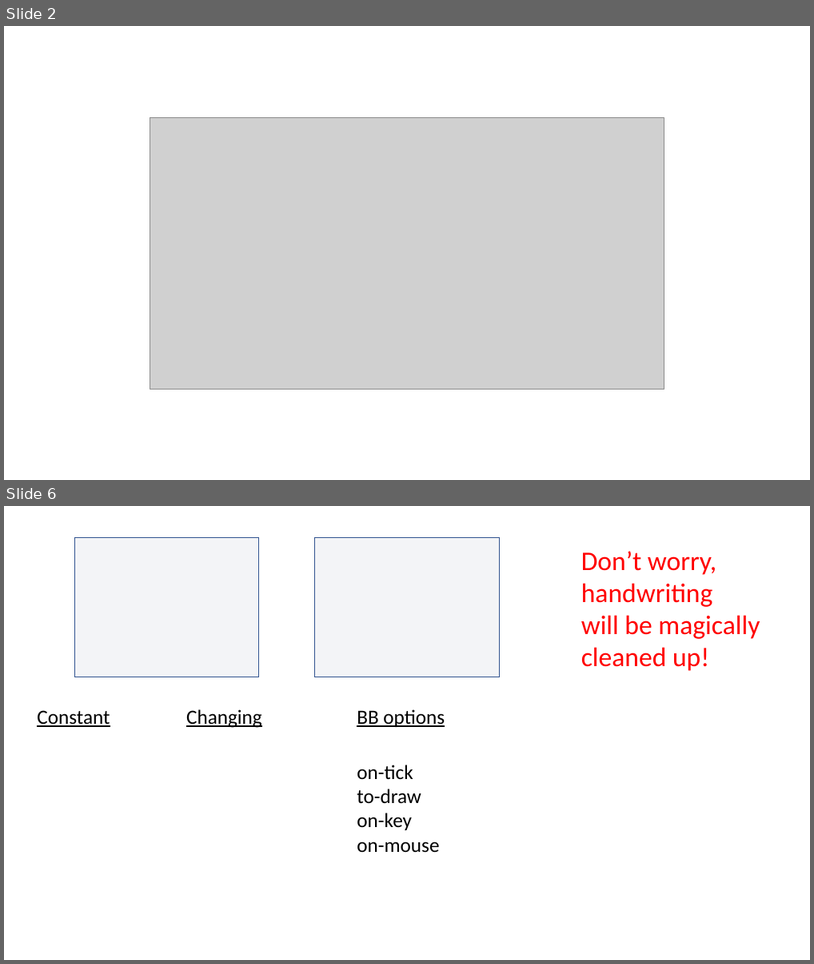
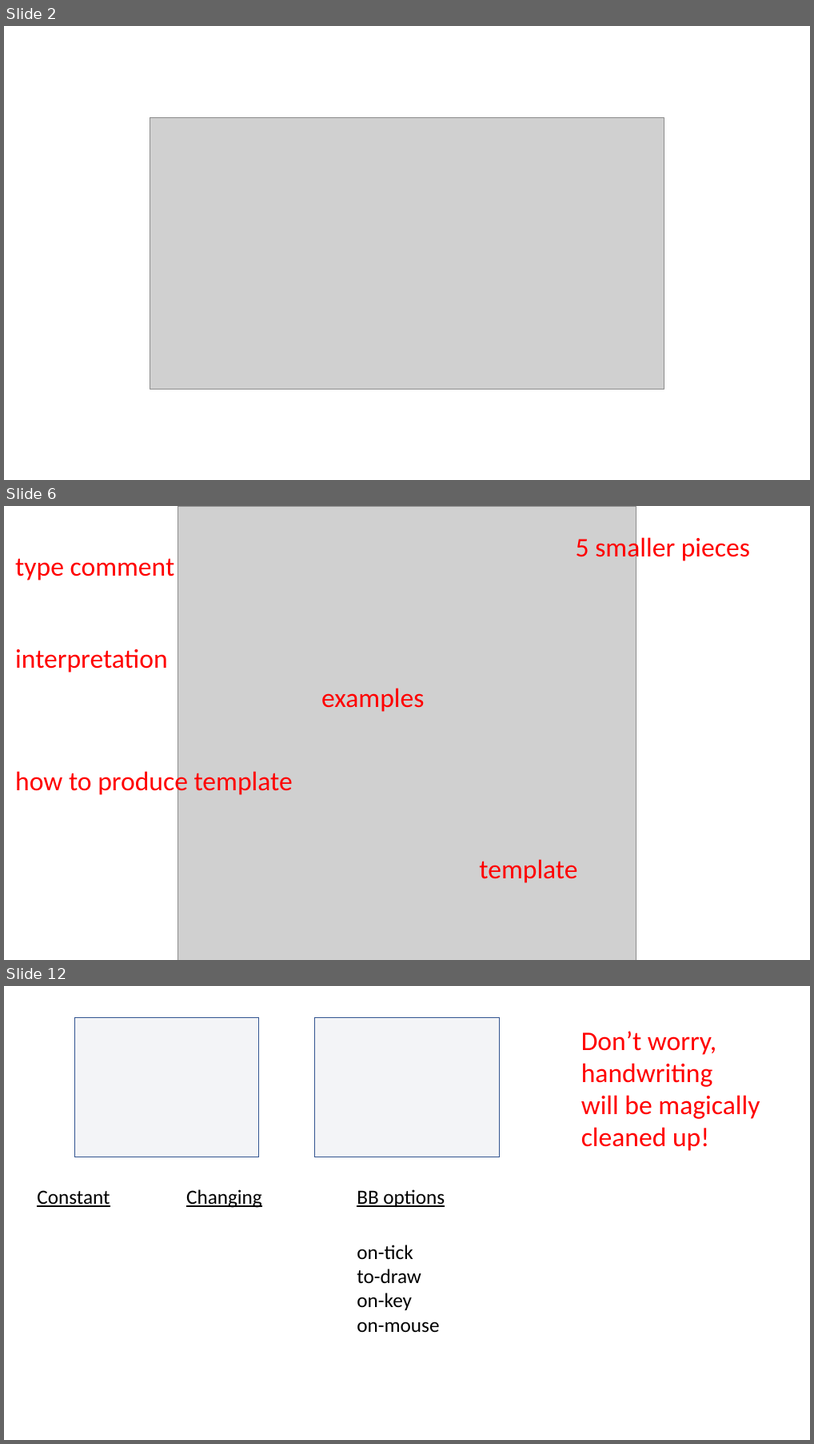
Before and after one commit to GregorKiczales/spd-materials, a slide deck: instructor/l04/l04-pad.pptx. Shown one above the other, each under a label of ours: slides 2 and 6 before the commit, slides 2, 6 and 12 after it; the slides between them are not shown. The pictures are 814x964 and 814x1444 pixels, drawn with LibreOffice and Linux fonts; fonts in the diff are those of the drawing; grey boxes stand for pictures. Boxes give left, top, right and bottom in pixels: in the first picture for what was removed or moved away, otherwise in the second. Text is boxed around its words. In the diff, an @@ line names an element or a change of style, - is before the commit and + after.

```diff
--- a/instructor/l04/l04-pad.pptx
+++ b/instructor/l04/l04-pad.pptx
@@ slide 6 added at bbox=[4, 506, 810, 960], background #FFFFFF @@
@@ picture added at bbox=[178, 506, 637, 960] @@
@@ text added at bbox=[576, 534, 750, 563], 32 pt, text #FF0000 @@
+5 smaller pieces
@@ text added at bbox=[15, 558, 175, 580], 32 pt, text #FF0000 @@
+type comment
@@ text added at bbox=[15, 648, 168, 672], 32 pt, text #FF0000 @@
+interpretation
@@ text added at bbox=[322, 688, 424, 712], 32 pt, text #FF0000 @@
+examples
@@ text added at bbox=[15, 768, 293, 796], 32 pt, text #FF0000 @@
+how to produce template
@@ text added at bbox=[479, 859, 578, 883], 32 pt, text #FF0000 @@
+template
@@ what was slide 6 is now slide 12 @@
```
Also in this commit, not shown: 4 slides changed, 6 other slides added, 1 other file.
